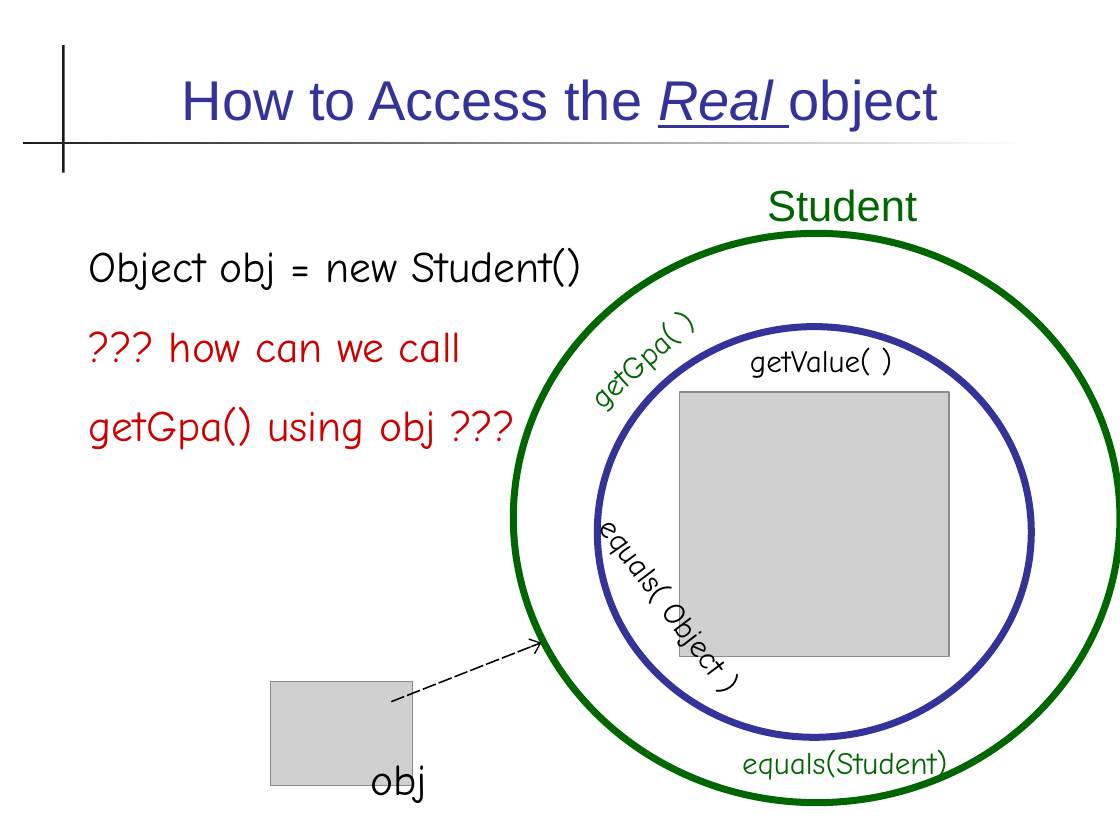
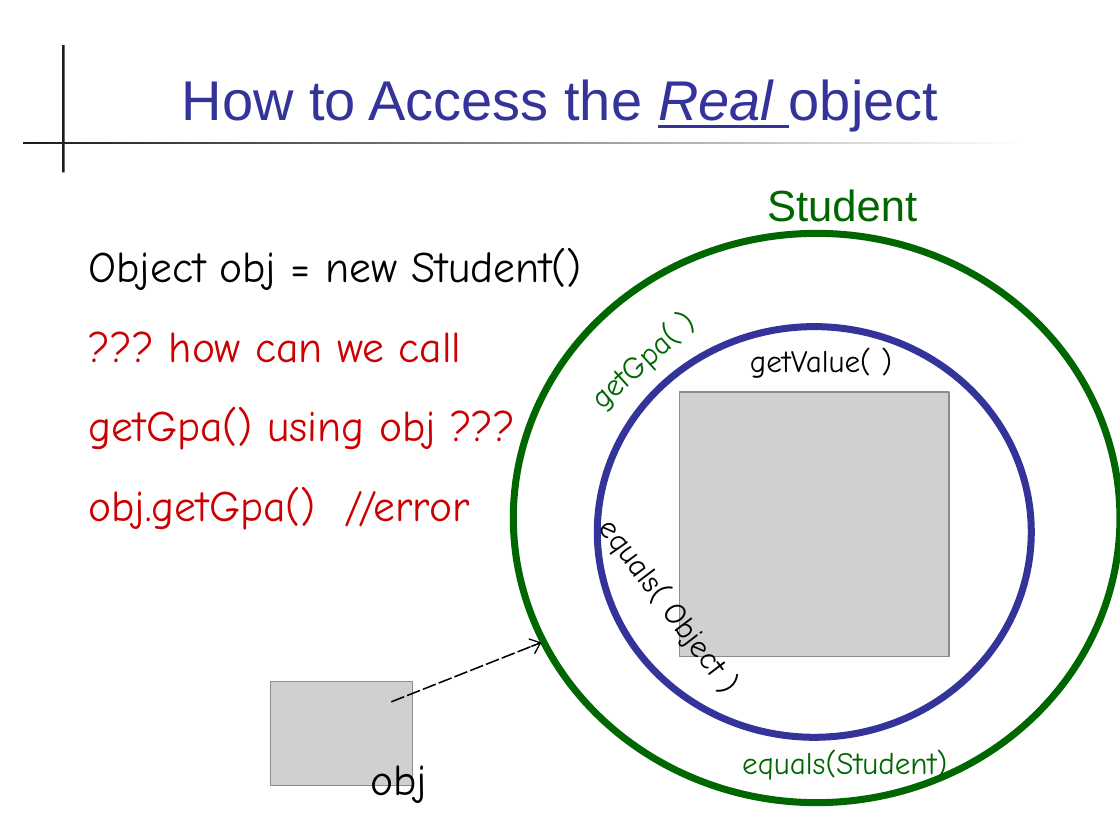
Before and after one commit to skeoop/skeoop.github.io, a slide deck: slide 12 of week1/4-Reference as Remote Control.ppt. Drawn at 1120x840 pixels with LibreOffice and Linux fonts; fonts in the diff are those of the drawing; grey boxes stand for pictures. Boxes give left, top, right and bottom in pixels: in the first picture for what was removed or moved away, otherwise in the second. Text is boxed around its words. In the diff, an @@ line names an element or a change of style, - is before the commit and + after.

```diff
--- a/week1/4-Reference as Remote Control.ppt
+++ b/week1/4-Reference as Remote Control.ppt
@@ text at (x1=89, y1=487, x2=469, y2=530): paragraph added @@
+obj.getGpa() //error
```
Also in this commit, not shown: 3 other slides changed, 4 other files.
